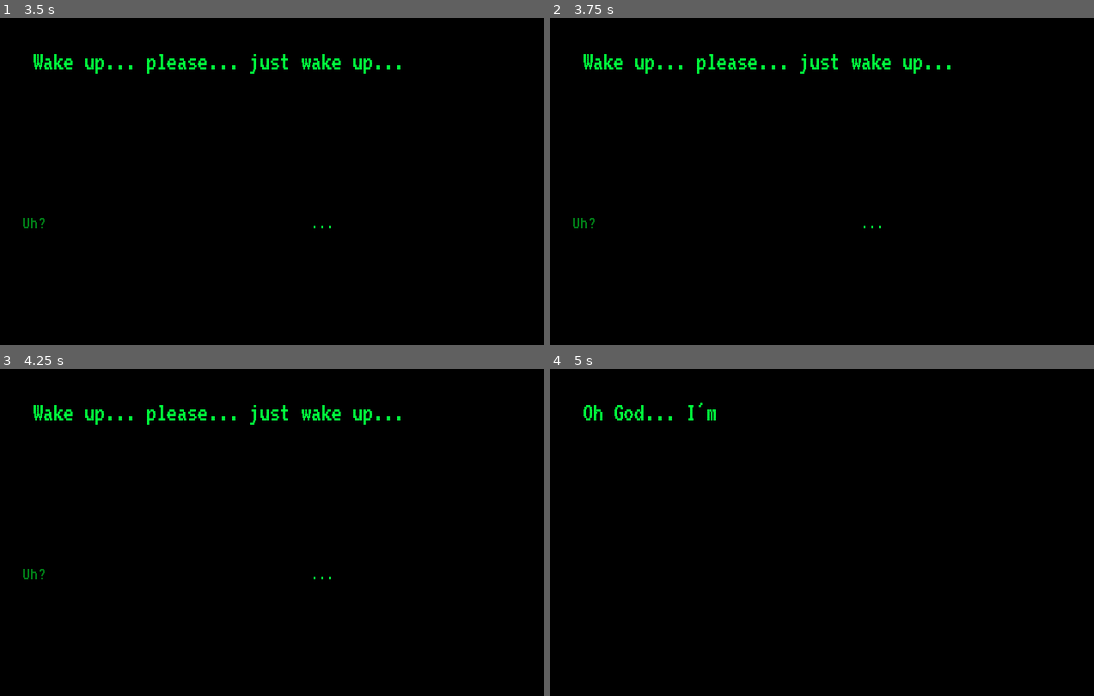
Above: before the commit, frames 1-4 (two rows, left to right).
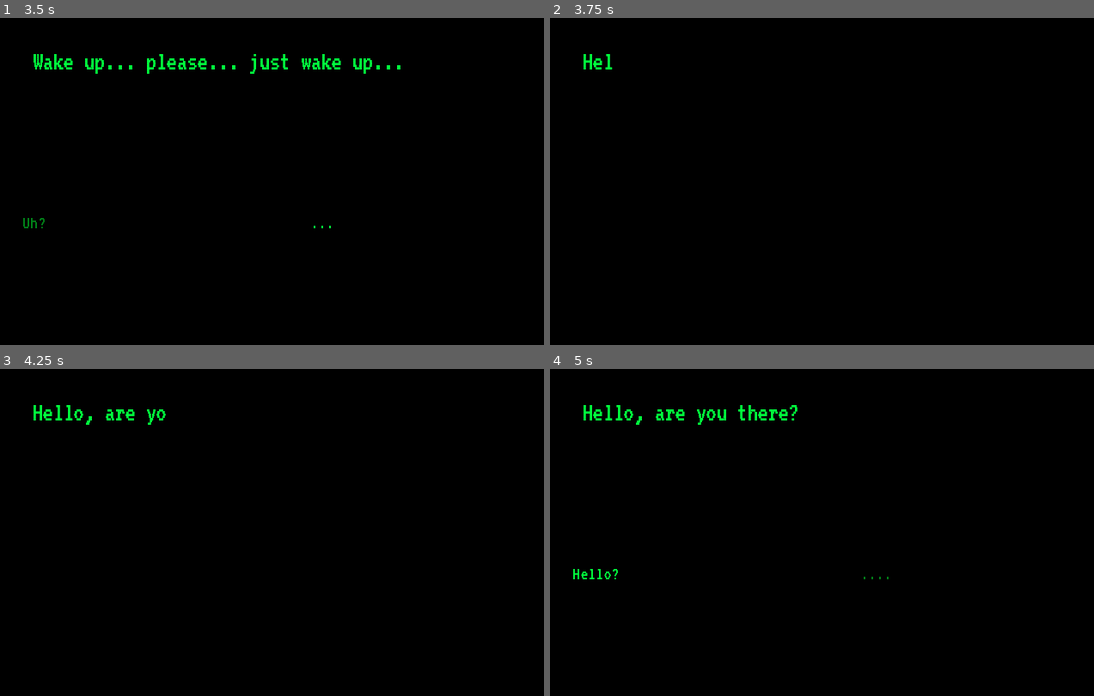
Above: after the commit, the same moments.

Repository: emanueljuliano/Intregration_AI_TopDownShooter
Game: Godot game, scene res://title_screen/TitleScreen.tscn
Two runs of this game, one before a commit and one after it. Both use one fixed random seed, a clock stepped at 60 frames per second and the inputs below. Sound files missing from this copy of the repository are replaced by a short silence.
Inputs (mouse positions are in pixels of both pictures, inside the frame that each line leads up to):
- Up to frame 1 (3.5 s): click "cd NEW_GAME" at 0.5 s; click "./New_Game" at 1.25 s; click "Uh?" at 2 s; click "..." at 2.75 s
- Up to frame 2 (3.75 s): tap Enter at 3.5 s; move the mouse to (985, 155) at 3.52 s; hold D (direita) from 3.53 s (still down); tap E (e) at 3.6 s; click (985, 155) at 3.67 s
- Up to frame 3 (4.25 s): keep holding D (direita)
- Up to frame 4 (5 s): release D (direita) at 4.25 s; click "Uh?" (after the commit: "Hello?") at 4.25 s

Frame 1 is identical in both runs. In frame 2, 1.0% of the frame differs, in the area x 4-74%, y 11-65%; in frame 3, 1.1%; in frame 4, 0.8%.

Commit message:
Changing buttons focus
Now you can select the buttons with mouse and keybord without any bug

Diff:
--- a/game/Continue.tscn
+++ b/game/Continue.tscn
@@ -5,7 +5,7 @@
 [ext_resource path="res://samples/musicas/THEME.ogg" type="AudioStream" id=3]
 [ext_resource path="res://fade_in/FadeIn.tscn" type="PackedScene" id=4]
 
-[node name="Continue" instance=ExtResource( 1 )]
+[node name="Continue" index="0" instance=ExtResource( 1 )]
 
 [node name="NewGame" parent="Screen/Options" index="0"]
 text = "./Continue"
--- a/scripts/teste.gd
+++ b/scripts/teste.gd
@@ -78,6 +78,7 @@
 func _on_Button1_focus_entered():
 	$Game_Player/Options/Button1/option1.add_color_override("default_color", Color("00ff3e"))
 func _on_option1_mouse_entered():
+	$Game_Player/Options/Button1.grab_focus()
 	$Game_Player/Options/Button1/option1.add_color_override("default_color", Color("00ff3e"))
 	$Game_Player/Options/Button2/option2.add_color_override("default_color", Color("008519"))
 
@@ -132,6 +133,7 @@
 func _on_Button2_focus_entered():
 	$Game_Player/Options/Button2/option2.add_color_override("default_color", Color("00ff3e"))
 func _on_option2_mouse_entered():
+	$Game_Player/Options/Button2.grab_focus()
 	$Game_Player/Options/Button2/option2.add_color_override("default_color", Color("00ff3e"))
 	$Game_Player/Options/Button1/option1.add_color_override("default_color", Color("008519"))
 
--- a/title_screen/TitleScreen.tscn
+++ b/title_screen/TitleScreen.tscn
@@ -125,5 +125,11 @@
 stream = ExtResource( 12 )
 autoplay = true
 
+[connection signal="focus_entered" from="Menu/CenterRow/Buttons/ContinueButton" to="." method="_on_ContinueButton_focus_entered"]
+[connection signal="mouse_entered" from="Menu/CenterRow/Buttons/ContinueButton" to="." method="_on_ContinueButton_mouse_entered"]
+[connection signal="mouse_entered" from="Menu/CenterRow/Buttons/NewGameButton" to="." method="_on_NewGameButton_mouse_entered"]
+[connection signal="mouse_entered" from="Menu/CenterRow/Buttons/InfiniteButton" to="." method="_on_InfiniteButton_mouse_entered"]
+[connection signal="mouse_entered" from="Menu/CenterRow/Buttons/OptionsButton" to="." method="_on_OptionsButton_mouse_entered"]
+[connection signal="mouse_entered" from="Menu/CenterRow/Buttons/QuitButton" to="." method="_on_QuitButton_mouse_entered"]
 [connection signal="pressed" from="Menu/CenterRow/Buttons/QuitButton" to="Menu/CenterRow/Buttons/QuitButton" method="_on_QuitButton_pressed"]
 [connection signal="fade_finished" from="FadeIn" to="." method="_on_FadeIn_fade_finished"]
--- a/title_screen/death/Death.gd
+++ b/title_screen/death/Death.gd
@@ -13,13 +13,11 @@
 # Continue Button:
 func _on_Continue_focus_entered():
 	$Menu/Decisions/Buttons/Continue/upgrade.add_color_override("font_color", Color("00ff3e"))
-
 func _on_Continue_mouse_entered():
+	$Menu/Decisions/Buttons/Continue.grab_focus()
 	$Menu/Decisions/Buttons/Continue/upgrade.add_color_override("font_color", Color("00ff3e"))
-
 func _on_Continue_focus_exited():
 	$Menu/Decisions/Buttons/Continue/upgrade.add_color_override("font_color", Color("008519"))
-
 func _on_Continue_mouse_exited():
 	$Menu/Decisions/Buttons/Continue/upgrade.add_color_override("font_color", Color("008519"))
 
@@ -27,12 +25,10 @@
 # Exit Button:
 func _on_Exit_focus_entered():
 	$Menu/Decisions/Buttons/Exit/exit.add_color_override("font_color", Color("00ff3e"))
-
 func _on_Exit_mouse_entered():
+	$Menu/Decisions/Buttons/Exit.grab_focus()
 	$Menu/Decisions/Buttons/Exit/exit.add_color_override("font_color", Color("00ff3e"))
-
 func _on_Exit_focus_exited():
 	$Menu/Decisions/Buttons/Exit/exit.add_color_override("font_color", Color("008519"))
-
 func _on_Exit_mouse_exited():
 	$Menu/Decisions/Buttons/Exit/exit.add_color_override("font_color", Color("008519"))
--- a/title_screen/title_screen.gd
+++ b/title_screen/title_screen.gd
@@ -31,3 +31,15 @@
 func _on_FadeIn_fade_finished():
 	$FadeIn.hide()
 	get_tree().change_scene(scene_path_to_load)
+
+
+func _on_ContinueButton_mouse_entered():
+	$Menu/CenterRow/Buttons/ContinueButton.grab_focus()
+func _on_NewGameButton_mouse_entered():
+	$Menu/CenterRow/Buttons/NewGameButton.grab_focus()
+func _on_InfiniteButton_mouse_entered():
+	$Menu/CenterRow/Buttons/InfiniteButton.grab_focus()
+func _on_OptionsButton_mouse_entered():
+	$Menu/CenterRow/Buttons/OptionsButton.grab_focus()
+func _on_QuitButton_mouse_entered():
+	$Menu/CenterRow/Buttons/QuitButton.grab_focus()
